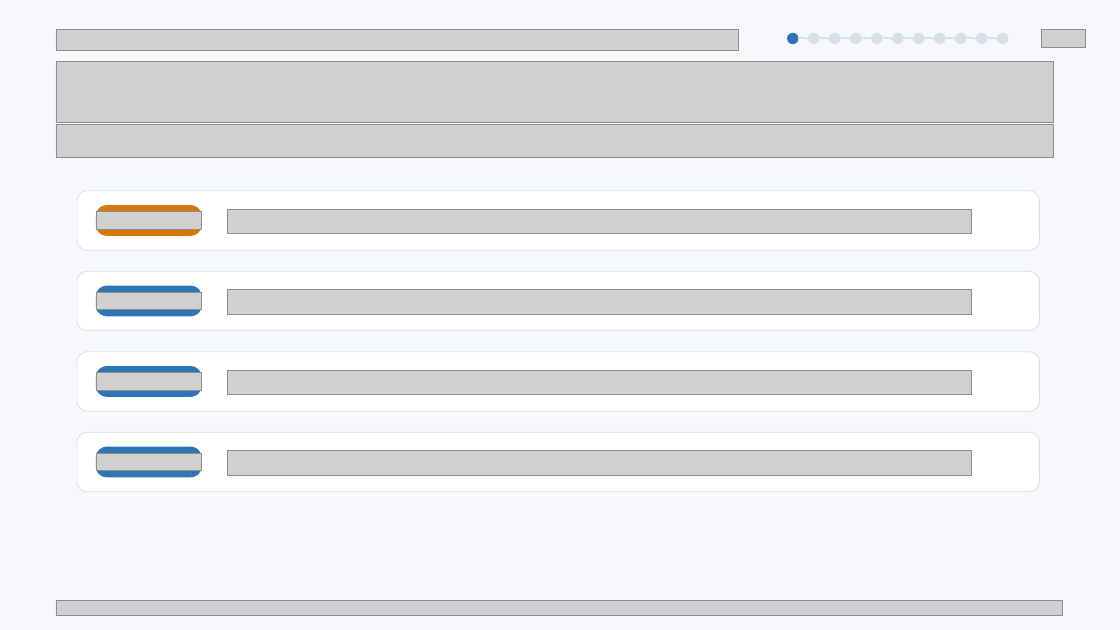
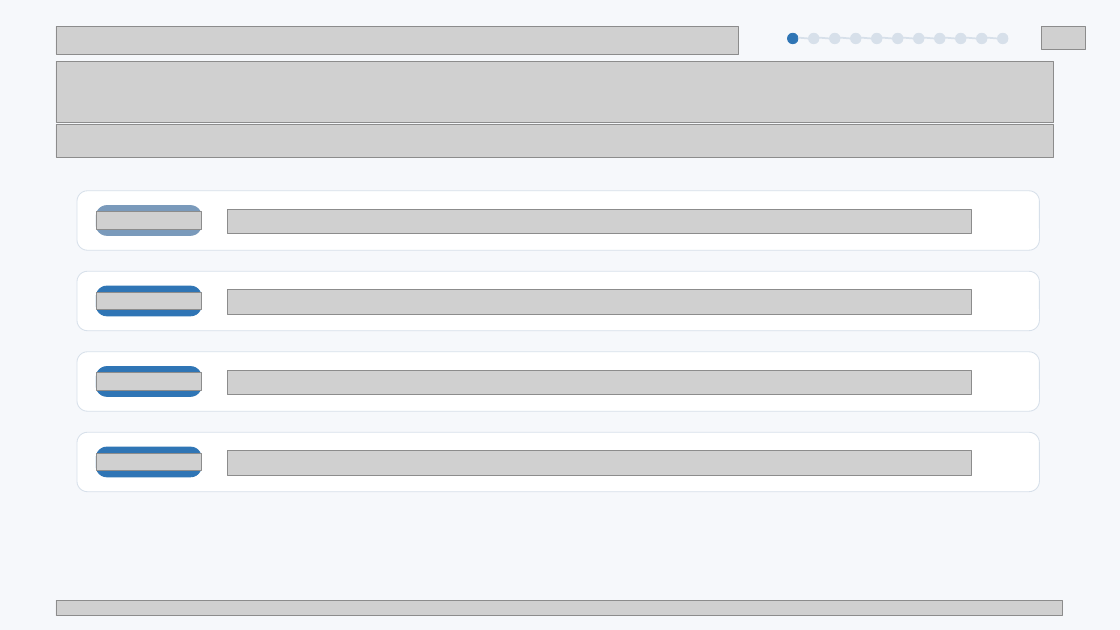
Before and after one commit to why-username/bigdata-agent, a slide deck: slide 3 of output/vehicle-defect-agent.pptx. Drawn at 1120x630 pixels with LibreOffice and Linux fonts; fonts in the diff are those of the drawing; grey boxes stand for pictures. Boxes give left, top, right and bottom in pixels: in the first picture for what was removed or moved away, otherwise in the second. Text is boxed around its words. In the diff, an @@ line names an element or a change of style, - is before the commit and + after.

```diff
--- a/output/vehicle-defect-agent.pptx
+++ b/output/vehicle-defect-agent.pptx
@@ picture: place and size @@
-picture at [56,29,739,50]
+picture at [56,26,739,54]
@@ rounded rectangle at [97,206,202,235]: fill #D97706 to #7A9ABB; outline #D97706 0.75 pt to #7A9ABB 0.75 pt @@
```
Also in this commit, not shown: 6 other slides changed, 5 slides added, 4 slides removed, 1 other file.
